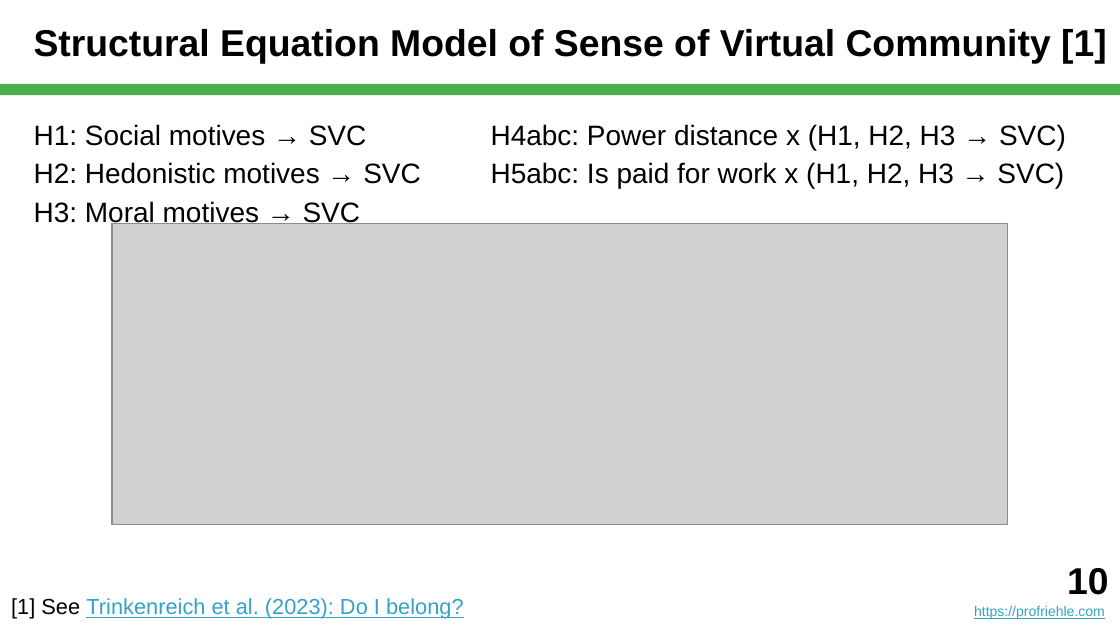
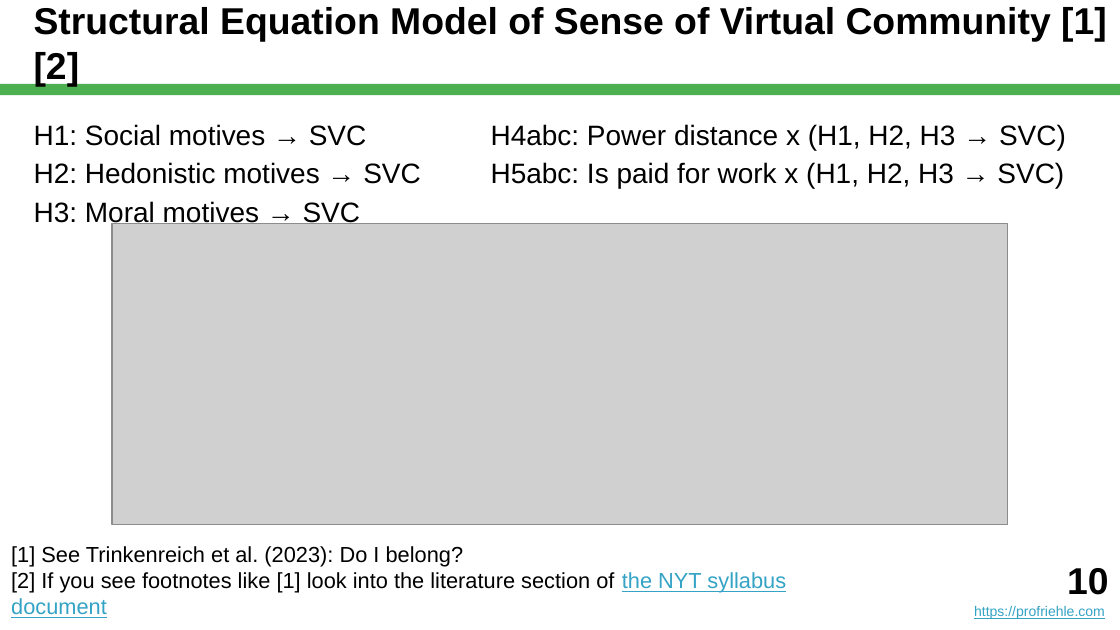
Before and after one commit to dirkriehle/nyt-course, a slide deck: slide 10 of Lecture slides/NYT B01 - What is Science.pptx. Drawn at 1120x630 pixels with LibreOffice and Linux fonts; fonts in the diff are those of the drawing; grey boxes stand for pictures. Boxes give left, top, right and bottom in pixels: in the first picture for what was removed or moved away, otherwise in the second. Text is boxed around its words. In the diff, an @@ line names an element or a change of style, - is before the commit and + after.

```diff
--- a/Lecture slides/NYT B01 - What is Science.pptx
+++ b/Lecture slides/NYT B01 - What is Science.pptx
@@ title at (34, 7, 1107, 87): text changed @@
-Structural Equation Model of Sense of Virtual Community [1]
+Structural Equation Model of Sense of Virtual Community [1] [2]
@@ text at (11, 546, 464, 567): text colour #34A3C5 to #000000, underline off in "Trinkenreich et al. (2023): Do I belong?" @@
@@ text at (11, 572, 786, 618): paragraph added @@
+[2] If you see footnotes like [1] look into the literature section of the NYT syllabus document
```
Also in this commit, not shown: 6 other slides changed, 29 other files.
